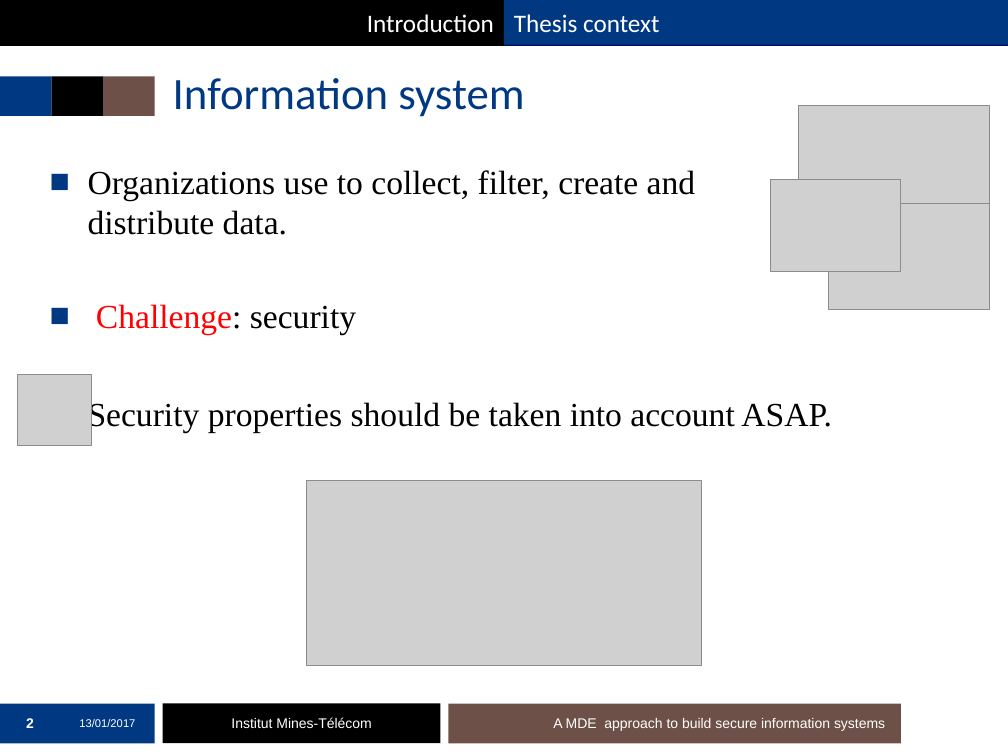
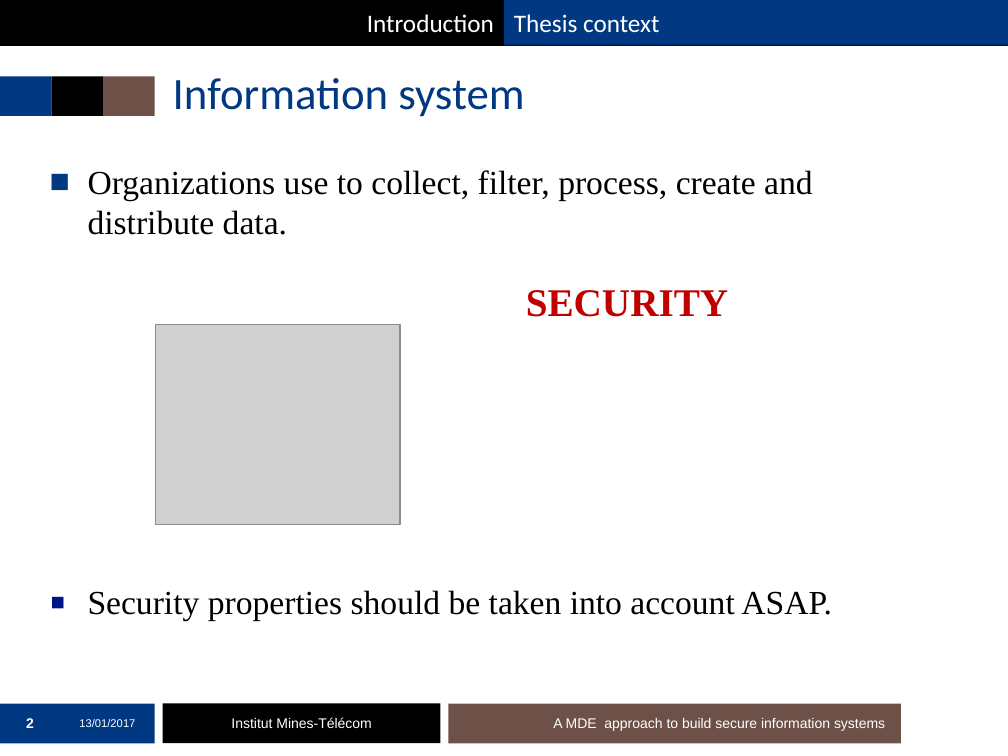
Before and after one commit to mai-ng/phdDefense, a slide deck: slide 2 of slides/presentation-defense.pptx. Drawn at 1008x756 pixels with LibreOffice and Linux fonts; fonts in the diff are those of the drawing; grey boxes stand for pictures; background and template pictures are left out. Boxes give left, top, right and bottom in pixels: in the first picture for what was removed or moved away, otherwise in the second. Text is boxed around its words. In the diff, an @@ line names an element or a change of style, - is before the commit and + after.

Commit message:
update the slides

```diff
--- a/slides/presentation-defense.pptx
+++ b/slides/presentation-defense.pptx
@@ picture removed at [798,105,989,206] @@
@@ text at [88,170,813,235]: text changed @@
-■ Organizations use to collect, filter, create and distribute data.
-■ Challenge: security
+■ Organizations use to collect, filter, process, create and distribute data.
@@ picture removed at [771,179,901,271] @@
@@ picture removed at [829,204,989,310] @@
@@ text added at [526,290,728,317], 28 pt, text #C00000, bold @@
+SECURITY
@@ picture added at [155,325,400,525] @@
@@ picture removed at [17,374,92,446] @@
@@ picture removed at [306,481,702,665] @@
@@ text at [88,590,832,621]: bullet none to ▪ @@
```
Also in this commit, not shown: 9 other slides changed, 1 slide added.
